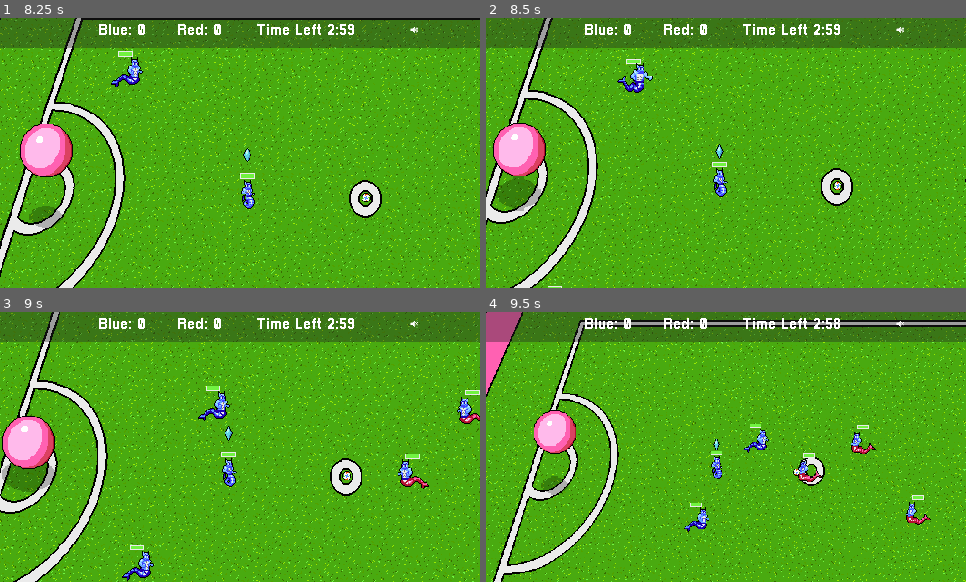
Above: before the commit, frames 1-4 (two rows, left to right).
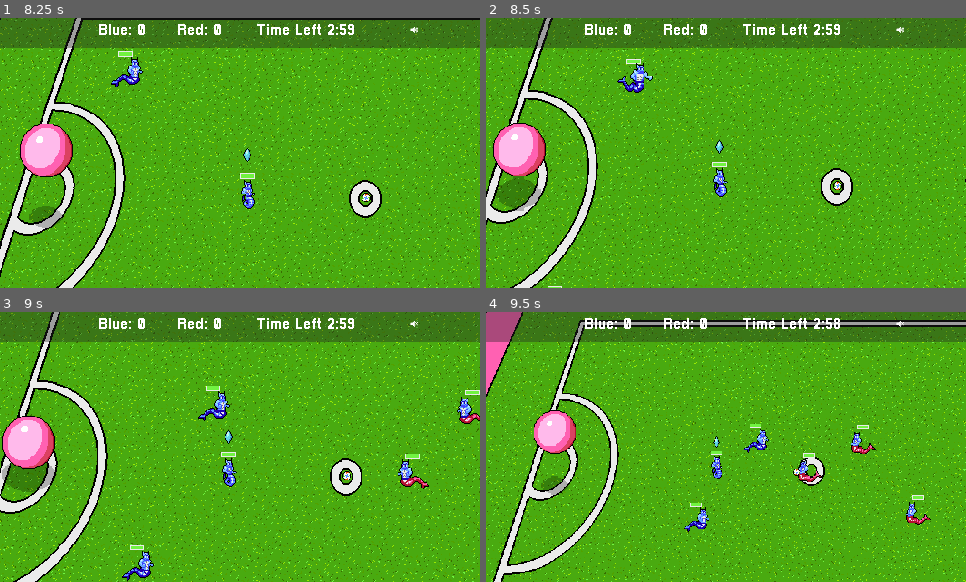
Above: after the commit, the same moments.

Repository: gamkedo-la/Elementaball
Game: Godot game, scene res://UI/StartMenu.tscn
The game is run twice, just before and just after one commit, with the same random seed, the same clock (stepped at 60 frames per second) and the same inputs.
Inputs (mouse positions are in pixels of both pictures, inside the frame that each line leads up to):
- Up to frame 1 (8.25 s): click "New Game" at 0.5 s; click "<" at 1.25 s; click ">" at 2 s; click "Next" at 2.75 s; click "Sweeping Wave" at 3.5 s; click "Spray Throw" at 4.25 s; click "Thorns Kick" at 5 s; click "Tail Swipe" at 5.75 s; click "Sweeping Wave" at 6.5 s; click "Start" at 7.25 s; click "Start" at 8 s
- Up to frame 2 (8.5 s): no input
- Up to frame 3 (9 s): click (412, 322) at 8.75 s
- Up to frame 4 (9.5 s): no input

Frame 1 is identical in both runs. In frame 2, less than 0.1% of the frame differs, in the area x 47-50%, y 45-53%; in frame 3, less than 0.1%; in frame 4, less than 0.1%.

Commit message:
Added sounds to menus

Diff:
--- a/Node2D.tscn
+++ b/Node2D.tscn
@@ -411,7 +411,6 @@
 
 [node name="AnimatedSprite" parent="Player/Health Bar" index="1"]
 visible = true
-frame = 3
 
 [node name="AnimationTree" parent="Player" index="1"]
 parameters/playback = SubResource( 1 )
@@ -430,9 +429,6 @@
 fieldPosition = "PlayerLeft"
 starting_stats = ExtResource( 10 )
 
-[node name="AnimatedSprite" parent="Player2/Health Bar" index="1"]
-frame = 3
-
 [node name="AnimationTree" parent="Player2" index="1"]
 parameters/playback = SubResource( 2 )
 
@@ -444,9 +440,6 @@
 inPossession = false
 fieldPosition = "PlayerRight"
 starting_stats = ExtResource( 10 )
-
-[node name="AnimatedSprite" parent="Player3/Health Bar" index="1"]
-frame = 3
 
 [node name="AnimationTree" parent="Player3" index="1"]
 parameters/playback = SubResource( 3 )
@@ -541,7 +534,7 @@
 [node name="AnimatedSprite" parent="Enemy/Health Bar" index="1"]
 position = Vector2( 7.8787, -8.25085 )
 animation = "default"
-frame = 3
+frame = 2
 
 [node name="AnimationTree" parent="Enemy" index="5"]
 parameters/playback = SubResource( 17 )
@@ -568,7 +561,7 @@
 
 [node name="AnimatedSprite" parent="Enemy3/Health Bar" index="1"]
 animation = "default"
-frame = 3
+frame = 2
 
 [node name="AnimationTree" parent="Enemy3" index="5"]
 parameters/playback = SubResource( 18 )
@@ -591,7 +584,7 @@
 
 [node name="AnimatedSprite" parent="Enemy2/Health Bar" index="1"]
 animation = "default"
-frame = 3
+frame = 2
 
 [node name="EnemyCollider" parent="Enemy2" index="3"]
 rotation = 1.52987
--- a/Sounds/AudioQueen.gd
+++ b/Sounds/AudioQueen.gd
@@ -4,6 +4,11 @@
 signal playSound(sound)
 
 func _ready():
+	pause_mode = Node.PAUSE_MODE_PROCESS
+	# when _ready is called, there might already be nodes in the tree, so connect all existing buttons
+	connect_buttons(get_tree().root)
+	get_tree().connect("node_added", self, "_on_SceneTree_node_added")
+
 # warning-ignore:return_value_discarded
 	connect("playSound", self, "play_sound")
 	play_sound("Gameplay Music")
@@ -11,3 +16,31 @@
 func play_sound(sound):
 	if has_node(sound):
 		get_node(sound).play()
+
+func _on_SceneTree_node_added(node):
+	if node is Button:
+		connect_to_button(node)
+		node.connect("mouse_entered", self, "_on_Button_focus_entered")
+		node.connect("focus_entered", self, "_on_Button_focus_entered")
+	if node is OptionButton:
+		node.connect("item_focused", self, "_on_Button_focus_entered")
+		node.connect("item_selected", self, "_on_Button_pressed")
+	if node is PopupMenu:
+		node.connect("id_focused", self, "_on_Button_focus_entered")
+		node.connect("id_pressed", self, "_on_Button_pressed")
+
+func _on_Button_pressed(_index = 0):
+	play_sound("Menu Select")
+
+func _on_Button_focus_entered(_index = 0):
+	play_sound("Menu Up-Down")
+
+# recursively connect all buttons
+func connect_buttons(root):
+	for child in root.get_children():
+		if child is BaseButton:
+			connect_to_button(child)
+		connect_buttons(child)
+
+func connect_to_button(button):
+	button.connect("pressed", self, "_on_Button_pressed")
--- a/Sounds/AudioQueen.tscn
+++ b/Sounds/AudioQueen.tscn
@@ -12,12 +12,22 @@
 [ext_resource path="res://Sounds/Plant Tackle.wav" type="AudioStream" id=10]
 [ext_resource path="res://Sounds/Fire Kick.wav" type="AudioStream" id=11]
 [ext_resource path="res://Sounds/gameplayMusic.wav" type="AudioStream" id=12]
+[ext_resource path="res://Sounds/Menu Up-Down.wav" type="AudioStream" id=13]
+[ext_resource path="res://Sounds/Menu Cancel.wav" type="AudioStream" id=14]
 
 [node name="Audio Queen" type="Node2D"]
 script = ExtResource( 2 )
 
 [node name="Menu Select" type="AudioStreamPlayer" parent="."]
 stream = ExtResource( 1 )
+volume_db = 1.0
+
+[node name="Menu Cancel" type="AudioStreamPlayer" parent="."]
+stream = ExtResource( 14 )
+volume_db = 1.0
+
+[node name="Menu Up-Down" type="AudioStreamPlayer" parent="."]
+stream = ExtResource( 13 )
 volume_db = 1.0
 
 [node name="Fire Block" type="AudioStreamPlayer" parent="."]
Not shown: 1 places in Sounds/AudioQueen.tscn that only renumber resources
